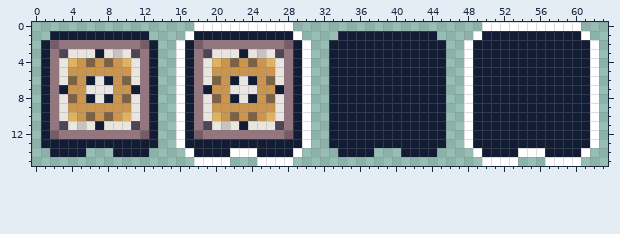
Pixel-art sprite: sprites/auto_crafter/item.png. The picture above was drawn from the file before the commit.
The file is 64x16 pixels.
After the commit:
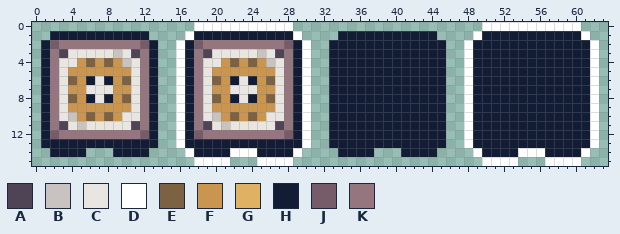
Palette (. is transparent): A #4f4356  B #c8c3c0  C #e9e6e2  D #ffffff  E #7c6243  F #ca954e  G #dfb162  H #121d35  J #765b69  K #95757e
Changes in this commit:
@@ x 1..29 @@
  2 HJKKKKKKKKKJH..DHJKKKKKKKKKJH
- 3 HKACCCHCBCAKH..DHKACCCHCBCAKH
- 4 HKCGFEFEFGCKH..DHKCGFEFEFGCKH
+ 3 HKACCCCCBCAKH..DHKACCCCCBCAKH
+ 4 HKCCFEFEFBCKH..DHKCCFEFEFBCKH
  5 HKCFFFFFFFCKH..DHKCFFFFFFFCKH
  6 HKCEFHCHFECKH..DHKCEFHCHFECKH
- 7 HKHFFCCCFFHKH..DHKHFFCCCFFHKH
+ 7 HKCFFCCCFFCKH..DHKCFFCCCFFCKH
  8 HKCEFHCHFECKH..DHKCEFHCHFECKH
  9 HKCFFFFFFFCKH..DHKCFFFFFFFCKH
-10 HKCGFEFEFGCKH..DHKCGFEFEFGCKH
-11 HKACBCHCCCAKH..DHKACBCHCCCAKH
+10 HKCBFEFEFCCKH..DHKCBFEFEFCCKH
+11 HKACBCCCCCAKH..DHKACBCCCCCAKH
 12 HJKKKKKKKKKJH..DHJKKKKKKKKKJH
Boxes around the changes in both pictures, in picture pixels (x1, y1, x2, y2):
changed: (59, 49, 140, 130)
changed: (203, 49, 284, 130)
